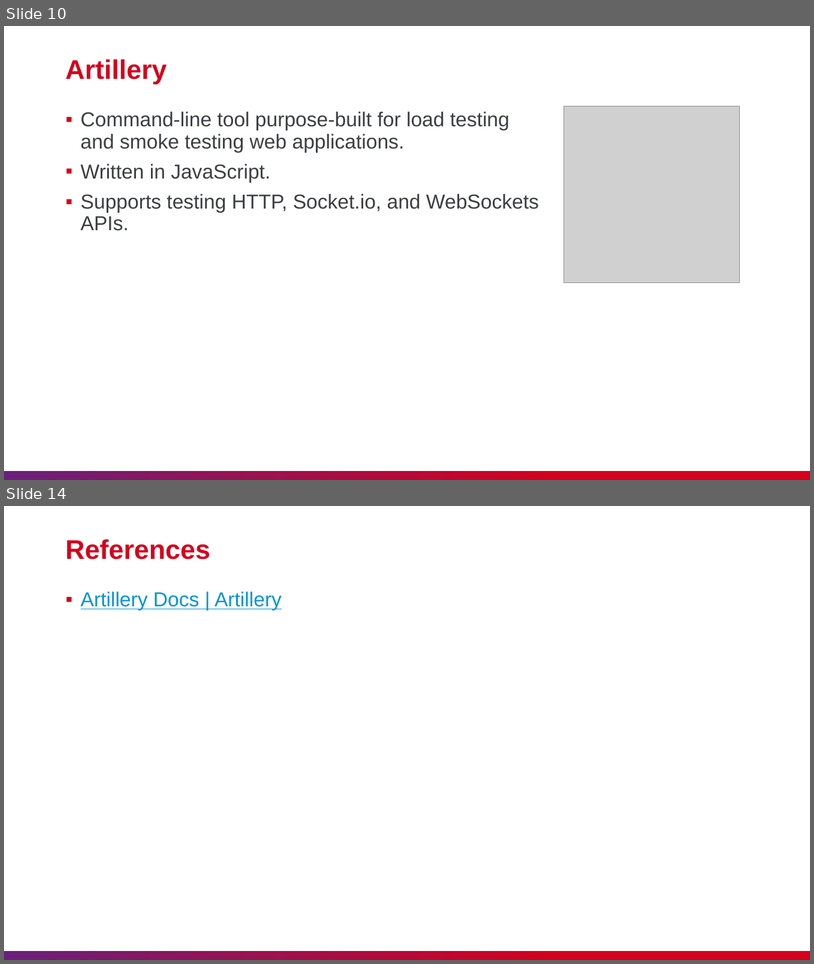
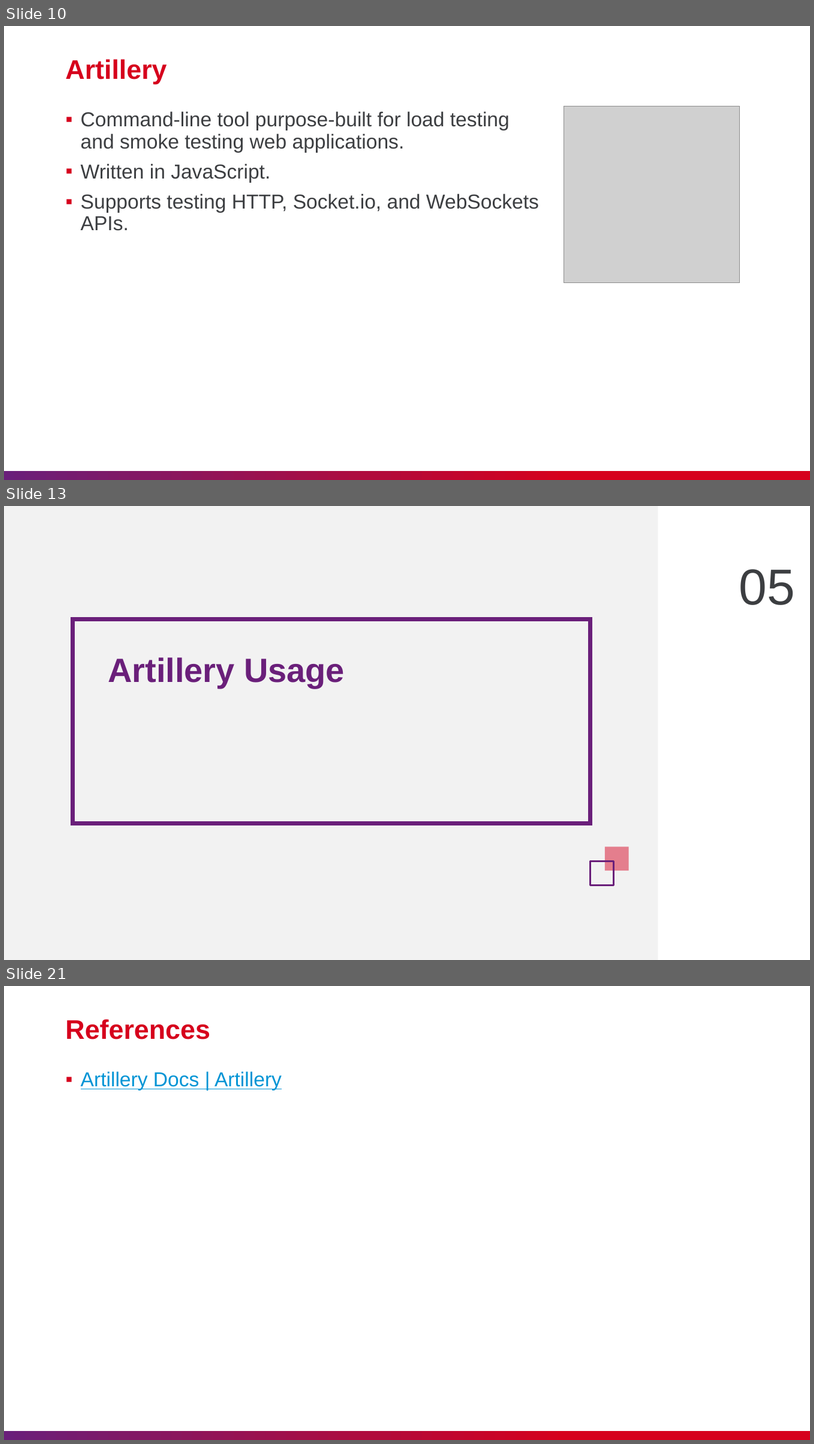
Before and after one commit to nashtech-garage/nodejs-vite-js_load_test, a slide deck: artillery/slide/NT_Artillery.pptx. Shown one above the other, each under a label of ours: slides 10 and 14 before the commit, slides 10, 13 and 21 after it; the slides between them are not shown. The pictures are 814x964 and 814x1444 pixels, drawn with LibreOffice and Linux fonts; fonts in the diff are those of the drawing; grey boxes stand for pictures. Boxes give left, top, right and bottom in pixels: in the first picture for what was removed or moved away, otherwise in the second. Text is boxed around its words. In the diff, an @@ line names an element or a change of style, - is before the commit and + after.

Commit message:
Update Artillery slide

```diff
--- a/artillery/slide/NT_Artillery.pptx
+++ b/artillery/slide/NT_Artillery.pptx
@@ slide 13 added at (x1=4, y1=506, x2=810, y2=960), background #FFFFFF @@
@@ rectangle added at (x1=4, y1=506, x2=659, y2=960), fill #F2F2F2 @@
@@ text added at (x1=740, y1=569, x2=795, y2=605), 60 pt, text #3C3E41 @@
+05
@@ rectangle added at (x1=72, y1=619, x2=590, y2=823), outline #D6001C 5 pt @@
@@ text added at (x1=108, y1=657, x2=345, y2=688), 40 pt, text gradient #6A1F7A to #D6001C, bold @@
+Artillery Usage
@@ rectangle added at (x1=605, y1=847, x2=629, y2=870), fill #E47E8D @@
@@ rectangle added at (x1=591, y1=861, x2=614, y2=885), outline #6A1F7A 2.25 pt @@
@@ what was slide 14 is now slide 21 @@
```
Also in this commit, not shown: 4 slides changed, 6 other slides added.
